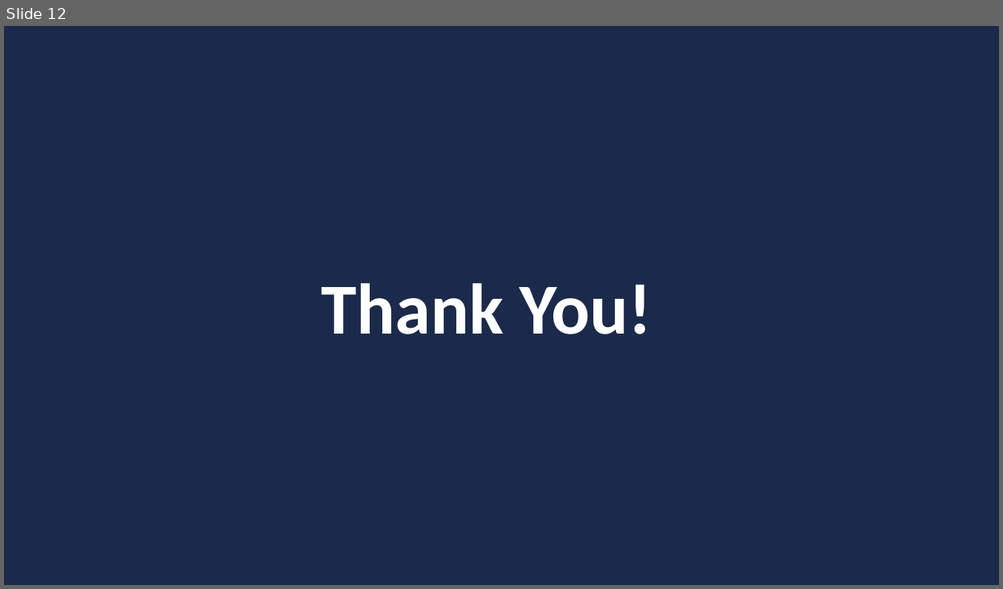
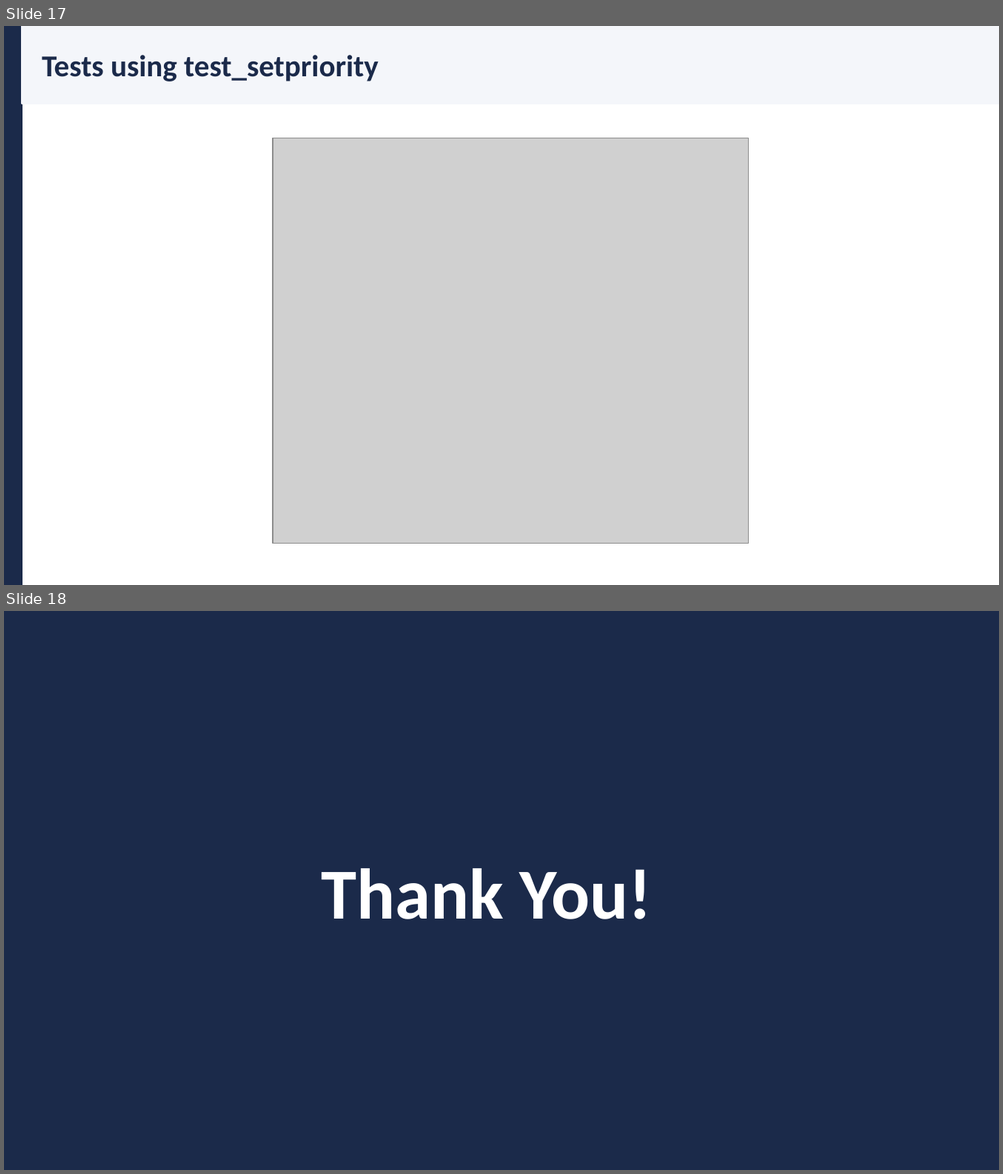
Before and after one commit to Sama3mad/project-6---OS-lab, a slide deck: xv6_part1.pptx. Shown one above the other, each under a label of ours: slide 12 before the commit, slides 17 and 18 after it. The pictures are 1003x589 and 1003x1174 pixels, drawn with LibreOffice and Linux fonts; fonts in the diff are those of the drawing; grey boxes stand for pictures. Boxes give left, top, right and bottom in pixels: in the first picture for what was removed or moved away, otherwise in the second. Text is boxed around its words. In the diff, an @@ line names an element or a change of style, - is before the commit and + after.

```diff
--- a/xv6_part1.pptx
+++ b/xv6_part1.pptx
@@ slide 17 added at [4,26,999,585], background #FFFFFF @@
@@ rectangle added at [4,26,22,585], fill #1B2A4A, outline #1B2A4A 1 pt @@
@@ rectangle added at [22,26,999,104], fill #F4F6FA, outline #F4F6FA 1 pt @@
@@ text added at [42,55,378,82], 22 pt, text #1B2A4A, bold @@
+Tests using test_setpriority
@@ picture added at [273,138,748,544] @@
@@ what was slide 12 is now slide 18 @@
```
Also in this commit, not shown: 1 slide changed, 5 other slides added, 3 other files.
